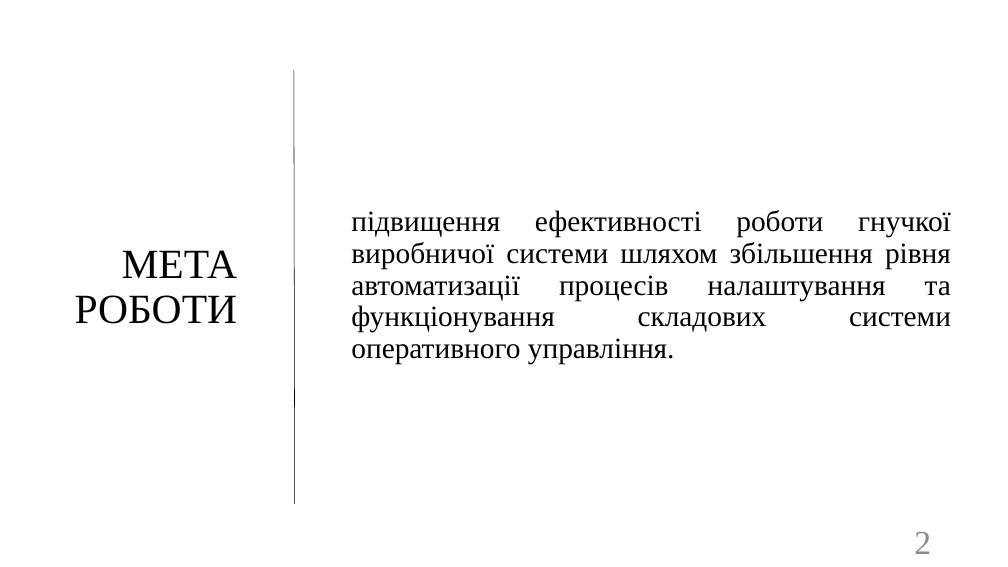
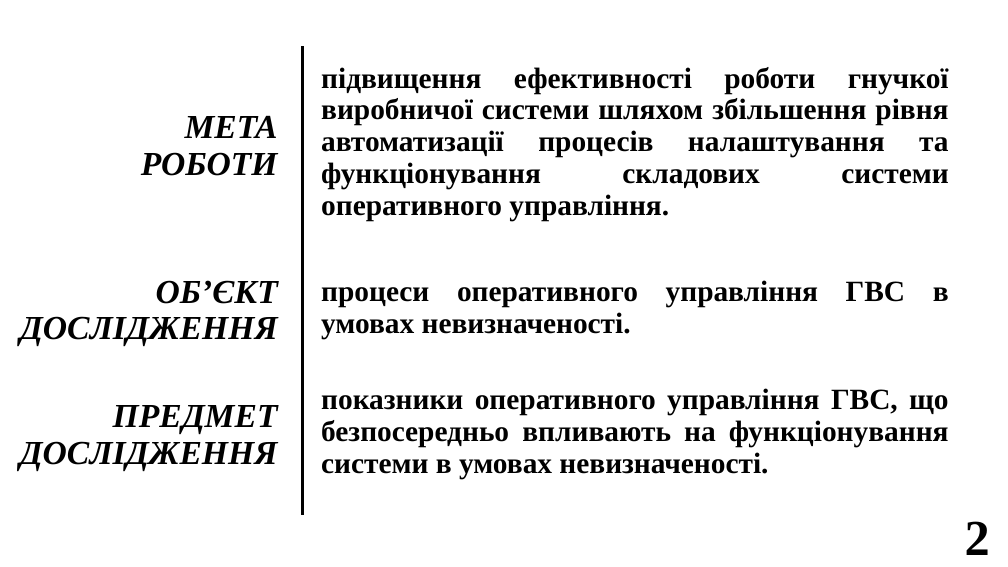
Before and after one commit to SPS-ik/diss, a slide deck: slide 2 of !pres.pptx. Drawn at 1008x567 pixels with LibreOffice and Linux fonts; fonts in the diff are those of the drawing. Boxes give left, top, right and bottom in pixels: in the first picture for what was removed or moved away, otherwise in the second. Text is boxed around its words. In the diff, an @@ line names an element or a change of style, - is before the commit and + after.

```diff
--- a/!pres.pptx
+++ b/!pres.pptx
@@ line moved from (294, 70) - (295, 504) to (302, 46) - (302, 516) @@
@@ line (302, 46) - (302, 516): stroke #000000 0.5 pt to #000000 3 pt @@
@@ text "підвищення ефективності роботи гнучкої виробничої ...": place and size @@
-text "підвищення ефективності роботи гнучкої виробничої ..." at (351,210,951,364)
+text "підвищення ефективності роботи гнучкої виробничої ..." at (321,67,949,221)
@@ text "підвищення ефективності роботи гнучкої виробничої ..." at (321,67,949,221): bold on @@
@@ title "МЕТА РОБОТИ": place and size @@
-title "МЕТА РОБОТИ" at (75,250,238,324)
+title "МЕТА РОБОТИ" at (141,115,278,176)
@@ title "МЕТА РОБОТИ" at (141,115,278,176): size 39.6 to 32 pt, bold on, italic on @@
@@ text added at (20,280,278,346), 32 pt, text #000000, bold, italic @@
+ОБ’ЄКТ ДОСЛІДЖЕННЯ
@@ text added at (321,280,949,339), 28 pt, text #000000, bold @@
+процеси оперативного управління ГВС в умовах невизначеності.
@@ text added at (321,388,949,479), 28 pt, text #000000, bold @@
+показники оперативного управління ГВС, що безпосередньо впливають на функціонування системи в умовах невизначеності.
@@ text added at (20,405,278,470), 32 pt, text #000000, bold, italic @@
+ПРЕДМЕТ ДОСЛІДЖЕННЯ
@@ page number: place and size @@
-page number at (914,532,931,554)
+page number at (965,521,990,555)
@@ page number at (965,521,990,555): size 32 to 48 pt, text colour #8C8C8C to #000000, bold on @@
```
Also in this commit, not shown: 28 other slides changed, 1 slide added, 1 slide removed.
